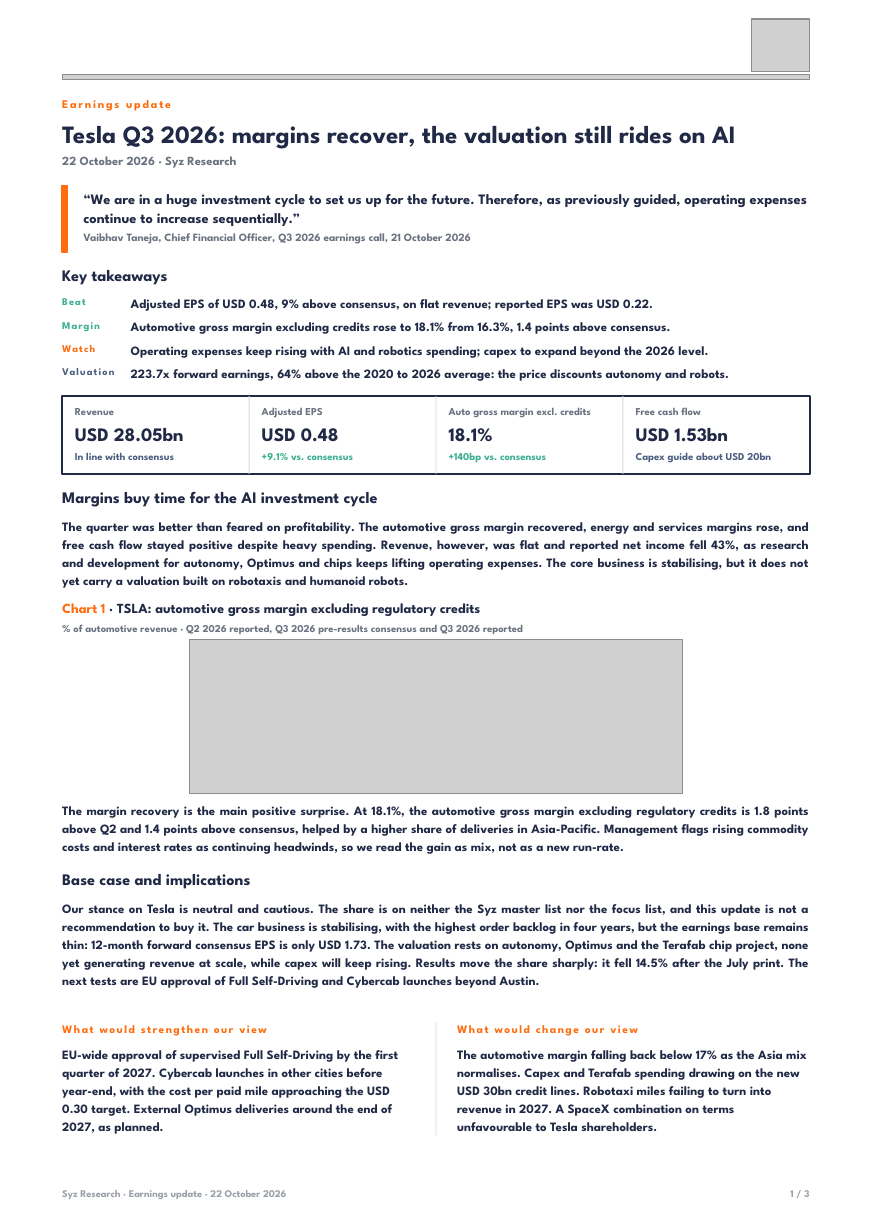
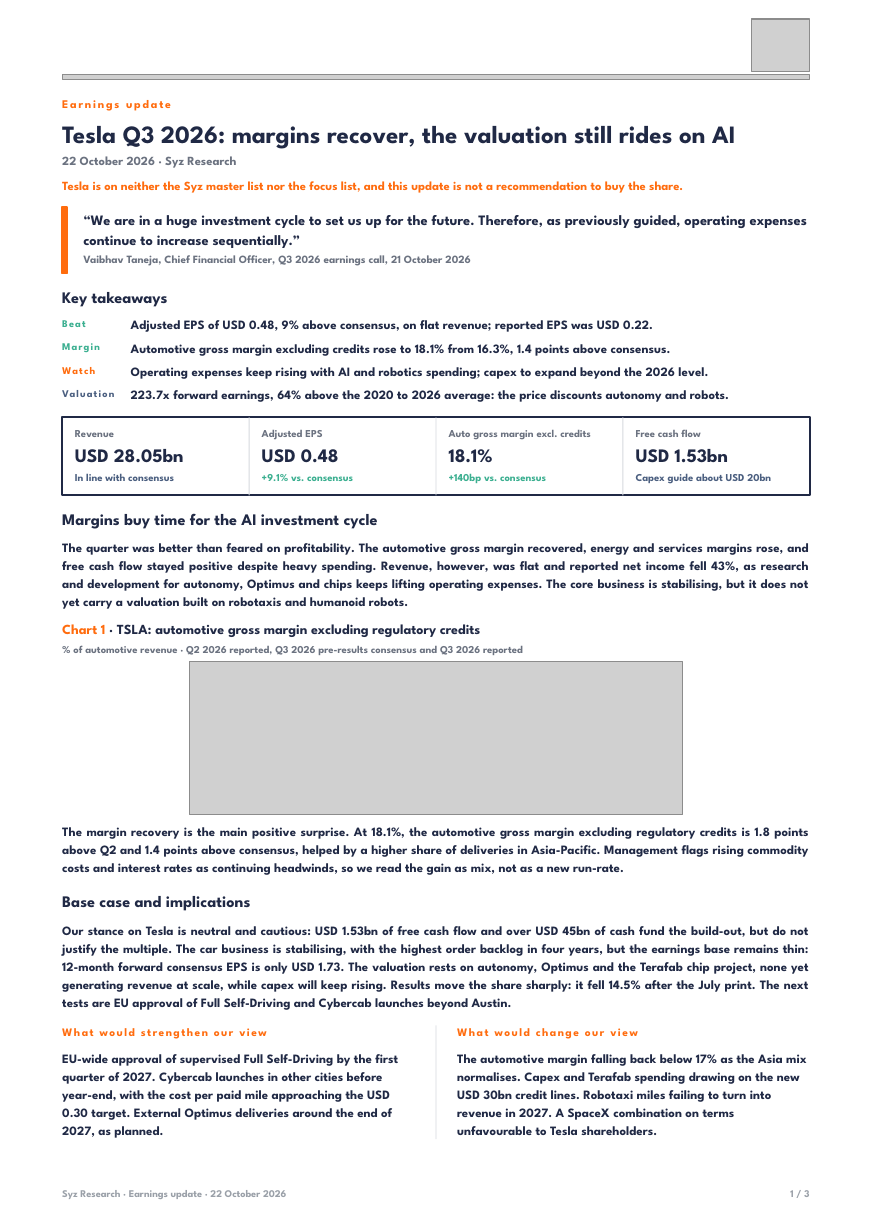
Before and after one commit to jb-db05/adhoc_Equity, a slide deck: slide 1 of notes/2026-10-21-tesla-q3-results/syz-earnings/out/Earnings_Update_TSLA_Q32026.pptx. Drawn at 872x1232 pixels with LibreOffice and Linux fonts; fonts in the diff are those of the drawing; grey boxes stand for pictures. Boxes give left, top, right and bottom in pixels: in the first picture for what was removed or moved away, otherwise in the second. Text is boxed around its words. In the diff, an @@ line names an element or a change of style, - is before the commit and + after.

```diff
--- a/notes/2026-10-21-tesla-q3-results/syz-earnings/out/Earnings_Update_TSLA_Q32026.pptx
+++ b/notes/2026-10-21-tesla-q3-results/syz-earnings/out/Earnings_Update_TSLA_Q32026.pptx
@@ 29 texts, 3 lines, 2 rectangles, 1 picture: place and size @@
-29 texts, 3 lines, 2 rectangles, 1 picture at bbox=[62, 186, 810, 889]
+29 texts, 3 lines, 2 rectangles, 1 picture at bbox=[62, 208, 810, 911]
@@ text added at bbox=[62, 181, 683, 193], 8.5 pt, text #FF6C0E, bold @@
+Tesla is on neither the Syz master list nor the focus list, and this update is not a recommendation to buy the share.
@@ text at bbox=[62, 926, 809, 1010]: text changed @@
-Our stance on Tesla is neutral and cautious. The share is on neither the Syz master list nor the focus list, and this update is not a recommendation to buy it. The car business is stabilising, with the highest order backlog in four years, but the earnings base remains thin: 12-month forward consensus EPS is only USD 1.73. The valuation rests on autonomy, Optimus and the Terafab chip project, none yet generating revenue at scale, while capex will keep rising. Results move the share sharply: it fell 14.5% after the July print. The next tests are EU approval of Full Self-Driving and Cybercab launches beyond Austin.
+Our stance on Tesla is neutral and cautious: USD 1.53bn of free cash flow and over USD 45bn of cash fund the build-out, but do not justify the multiple. The car business is stabilising, with the highest order backlog in four years, but the earnings base remains thin: 12-month forward consensus EPS is only USD 1.73. The valuation rests on autonomy, Optimus and the Terafab chip project, none yet generating revenue at scale, while capex will keep rising. Results move the share sharply: it fell 14.5% after the July print. The next tests are EU approval of Full Self-Driving and Cybercab launches beyond Austin.
@@ 2 texts, 1 line: place and size @@
-2 texts, 1 line at bbox=[62, 1023, 807, 1137]
+2 texts, 1 line at bbox=[62, 1026, 807, 1140]
```
Also in this commit, not shown: 6 other files.
